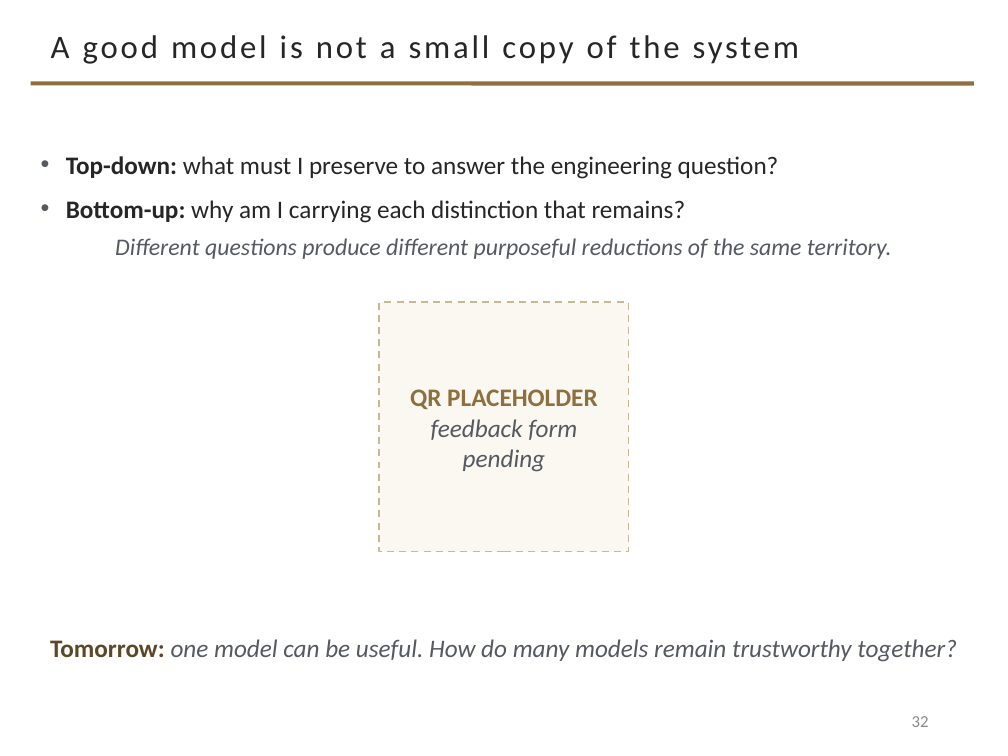
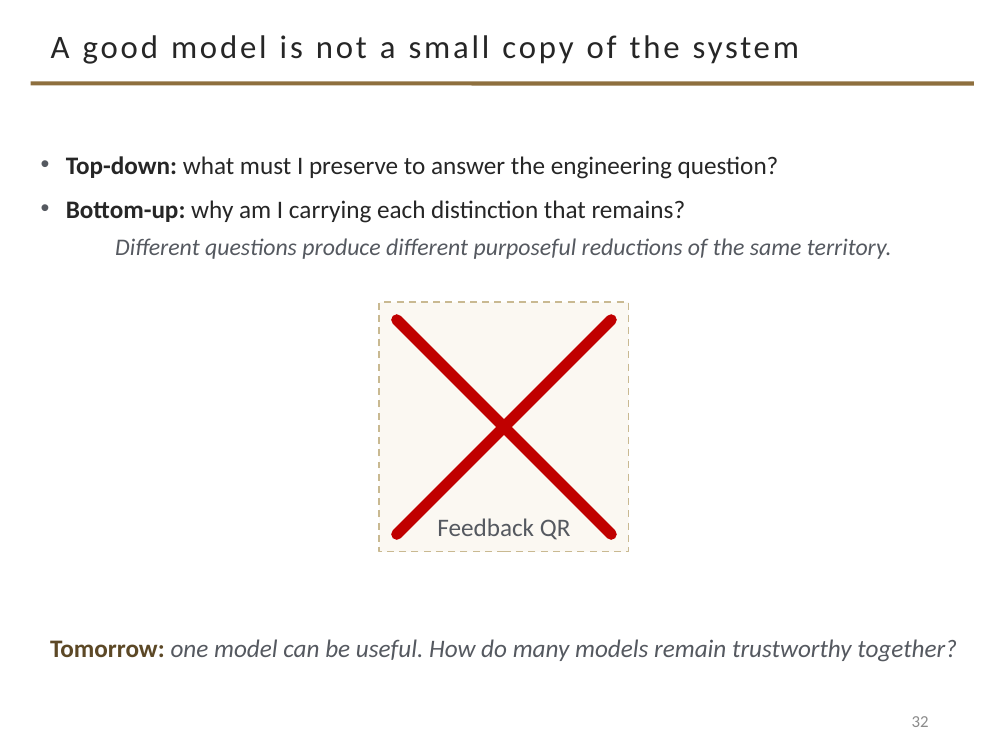
Before and after one commit to davisjam/model-based-agentic-software-engineering, a slide deck: slide 32 of course/lectures/act-2-delegation-and-control/02-modeling/2-2-Modeling-1-Purposeful-Reduction.pptx. Drawn at 1008x756 pixels with LibreOffice and Linux fonts; fonts in the diff are those of the drawing; background and template pictures are left out. Boxes give left, top, right and bottom in pixels: in the first picture for what was removed or moved away, otherwise in the second. Text is boxed around its words. In the diff, an @@ line names an element or a change of style, - is before the commit and + after.

```diff
--- a/course/lectures/act-2-delegation-and-control/02-modeling/2-2-Modeling-1-Purposeful-Reduction.pptx
+++ b/course/lectures/act-2-delegation-and-control/02-modeling/2-2-Modeling-1-Purposeful-Reduction.pptx
@@ rectangle "Feedback QR" at [379,302,628,551]: vertical alignment middle to bottom @@
@@ line added from (397, 320) to (611, 534), #C00000 8 pt @@
@@ line added from (611, 320) to (397, 534), #C00000 8 pt @@
@@ text in rectangle at [437,518,571,540]: text changed; italic off @@
-QR PLACEHOLDER
-feedback form pending
+Feedback QR
```
Also in this commit, not shown: 2 other slides changed, 1 other file.
